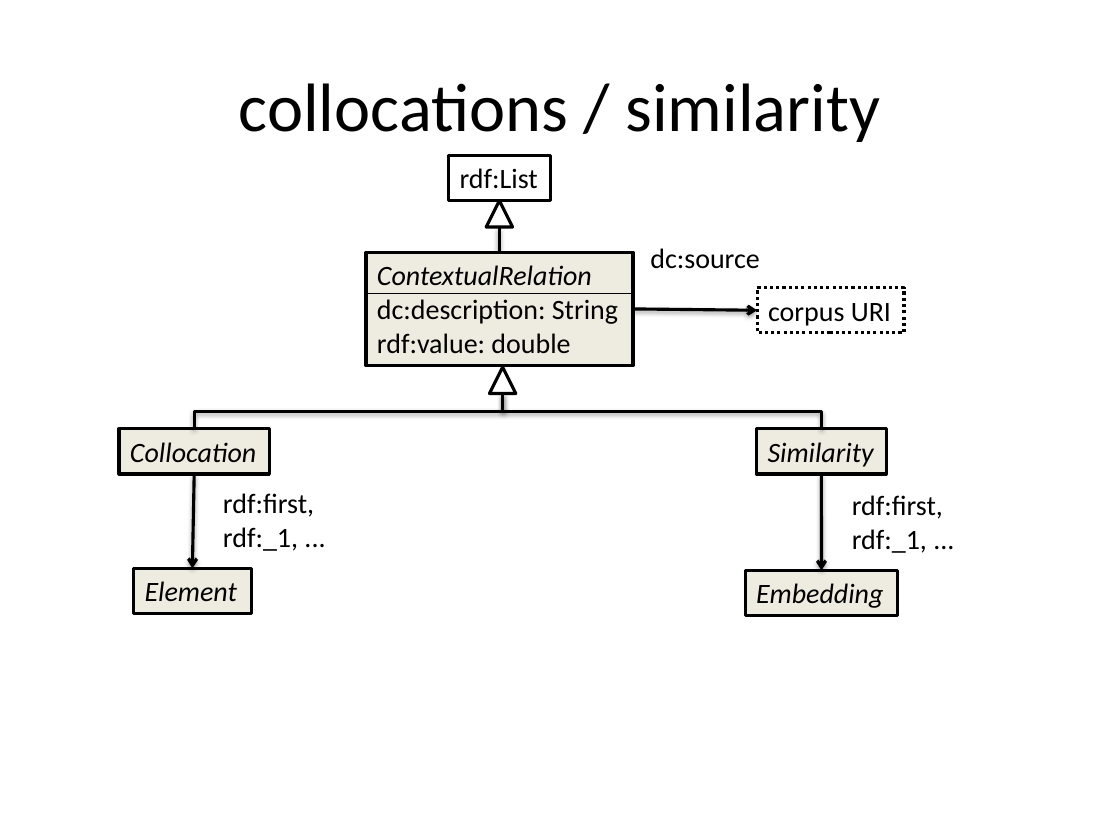
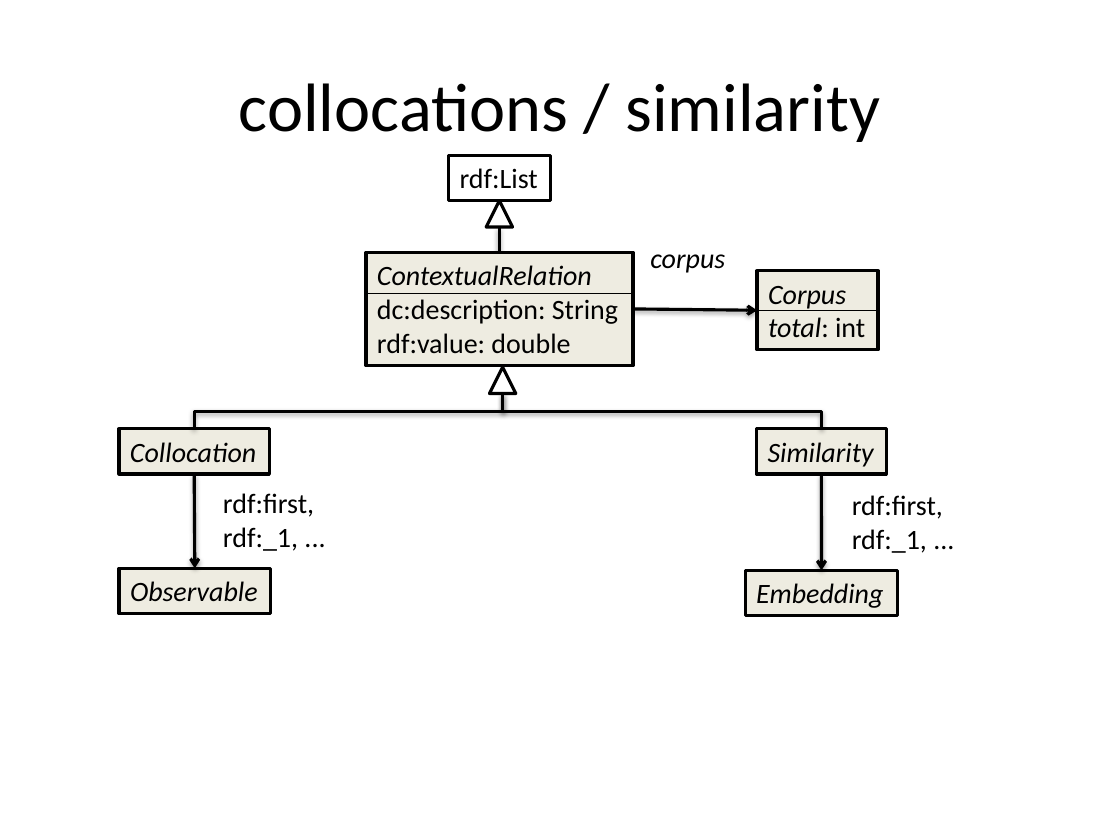
Before and after one commit to ontolex/frequency-attestation-corpus-information, a slide deck: slide 6 of img/source.pptx (slide 4 before the commit). Drawn at 1120x840 pixels with LibreOffice and Linux fonts; fonts in the diff are those of the drawing. Boxes give left, top, right and bottom in pixels: in the first picture for what was removed or moved away, otherwise in the second. Text is boxed around its words. In the diff, an @@ line names an element or a change of style, - is before the commit and + after.

Commit message:
updated diagram (text not yet updated)

```diff
--- a/img/source.pptx
+++ b/img/source.pptx
@@ text at (x1=650, y1=254, x2=725, y2=273): text changed; italic on @@
-dc:source
+corpus
@@ rectangle "Corpus" resized from (x1=757, y1=288, x2=904, y2=333) to (x1=757, y1=271, x2=878, y2=351) @@
@@ rectangle "Corpus" at (x1=757, y1=271, x2=878, y2=351): fill none to #EEECE1; outline #000000 2 pt dashed to #000000 2 pt @@
@@ text in rectangle at (x1=768, y1=286, x2=865, y2=338): text changed; italic on @@
-corpus URI
+Corpus
+total: int
@@ line added from (878, 310) to (757, 310), #000000 0.75 pt @@
@@ rectangle "Observable" resized from (x1=133, y1=568, x2=251, y2=613) to (x1=119, y1=568, x2=270, y2=613) @@
@@ text in rectangle at (x1=130, y1=581, x2=258, y2=602): text changed @@
-Element
+Observable
```
Also in this commit, not shown: 7 other slides changed, 8 slides added.
